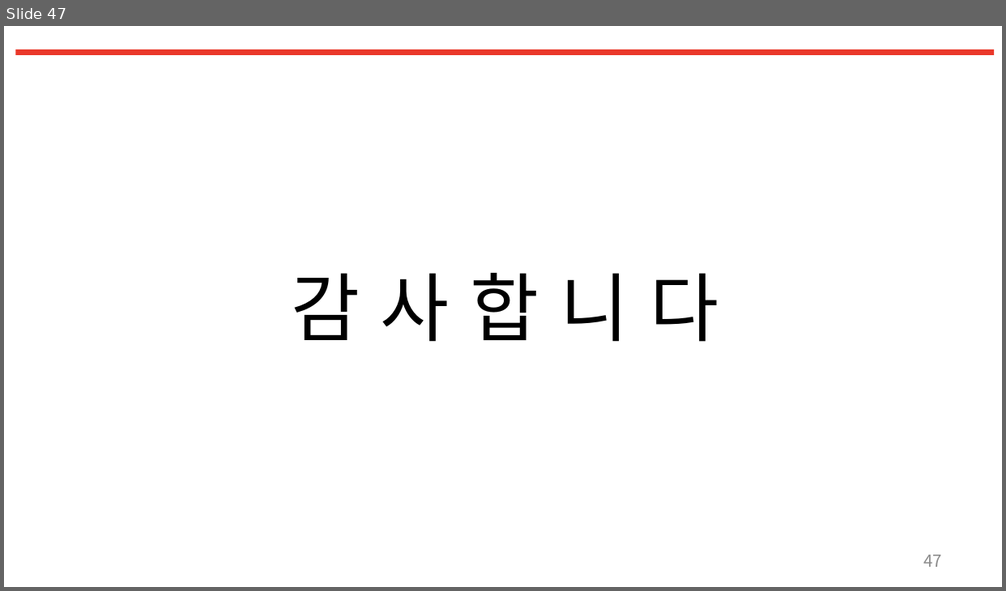
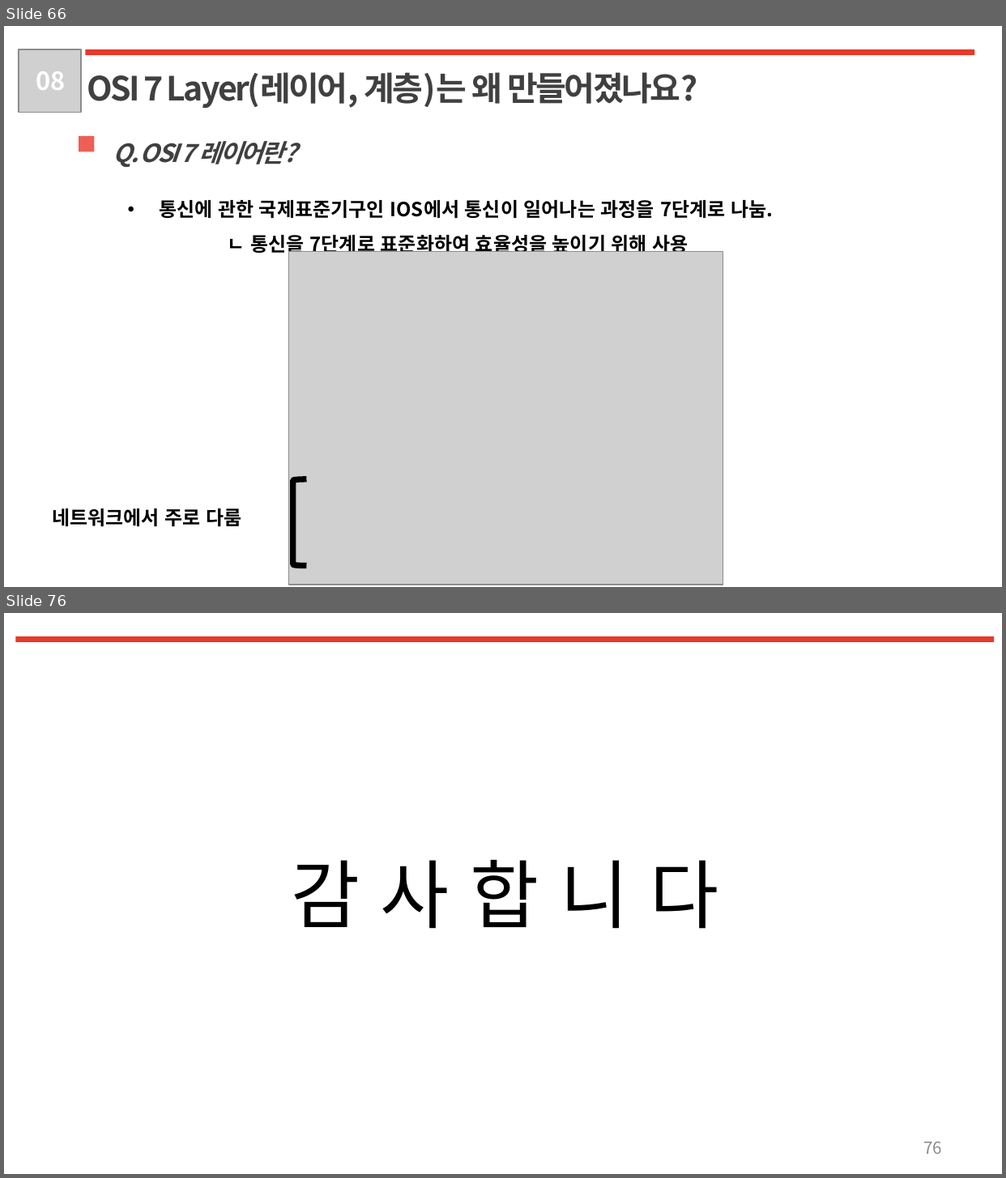
Before and after one commit to LeeSM0518/TIL, a slide deck: Network/Network_1week.pptx. Shown one above the other, each under a label of ours: slide 47 before the commit, slides 66 and 76 after it; the slides between them are not shown. The pictures are 1006x591 and 1006x1178 pixels, drawn with LibreOffice and Linux fonts; fonts in the diff are those of the drawing; grey boxes stand for pictures. Boxes give left, top, right and bottom in pixels: in the first picture for what was removed or moved away, otherwise in the second. Text is boxed around its words. In the diff, an @@ line names an element or a change of style, - is before the commit and + after.

```diff
--- a/Network/Network_1week.pptx
+++ b/Network/Network_1week.pptx
@@ slide 66 added at <box>4,26,1002,587</box>, background #FFFFFF @@
@@ picture added at <box>19,50,82,113</box> @@
@@ text added at <box>36,71,65,90</box>, 18 pt, text #FFFFFF, bold @@
+08
@@ rectangle added at <box>85,50,974,56</box>, fill #EA382A @@
@@ text added at <box>87,72,698,108</box>, 24 pt, text #404040, bold @@
+OSI 7 Layer(레이어, 계층)는 왜 만들어졌나요?
@@ rectangle added at <box>79,136,95,152</box>, fill #EE5F54 @@
@@ text added at <box>113,141,296,167</box>, 18 pt, text #404040, bold, italic @@
+Q. OSI 7 레이어란?
@@ text added at <box>159,200,773,257</box>, 14 pt, text #000000, bold @@
+• 통신에 관한 국제표준기구인 IOS에서 통신이 일어나는 과정을 7단계로 나눔.
+ㄴ 통신을 7단계로 표준화하여 효율성을 높이기 위해 사용
@@ picture added at <box>288,251,722,585</box> @@
@@ left bracket added at <box>293,479,306,566</box>, outline #000000 4.25 pt @@
@@ text added at <box>52,509,241,527</box>, 14 pt, text #000000, bold @@
+네트워크에서 주로 다룸
@@ what was slide 47 is now slide 76 @@
@@ page number at <box>923,1142,942,1154</box>: text changed @@
-47
+76
```
Also in this commit, not shown: 30 other slides added, 2 slides removed, 4 other files.
